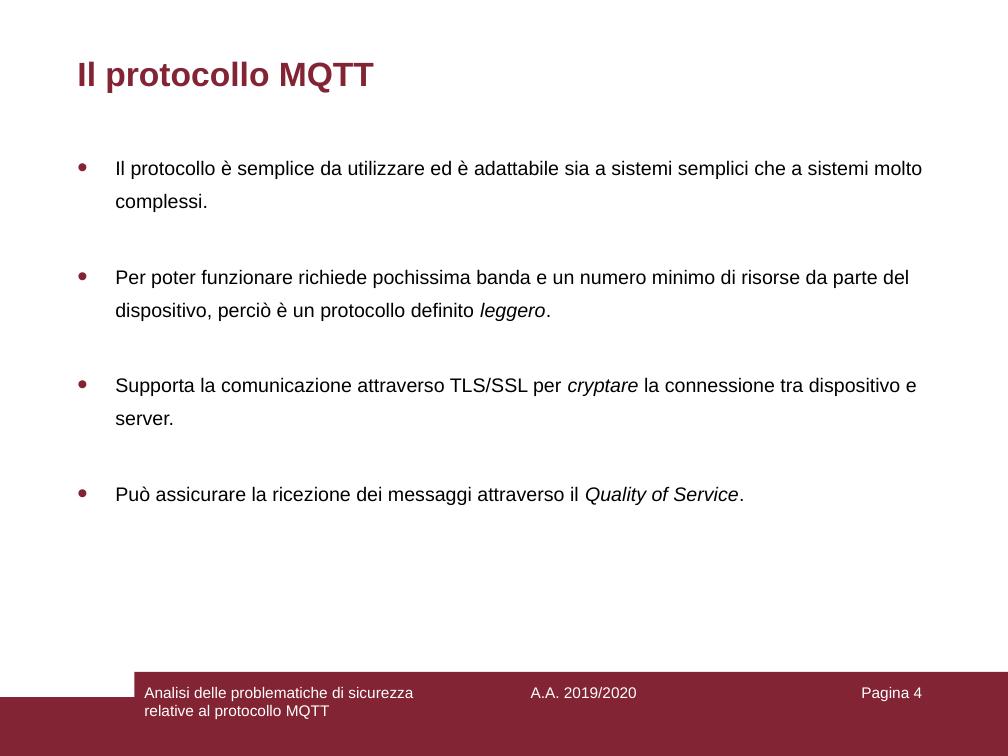
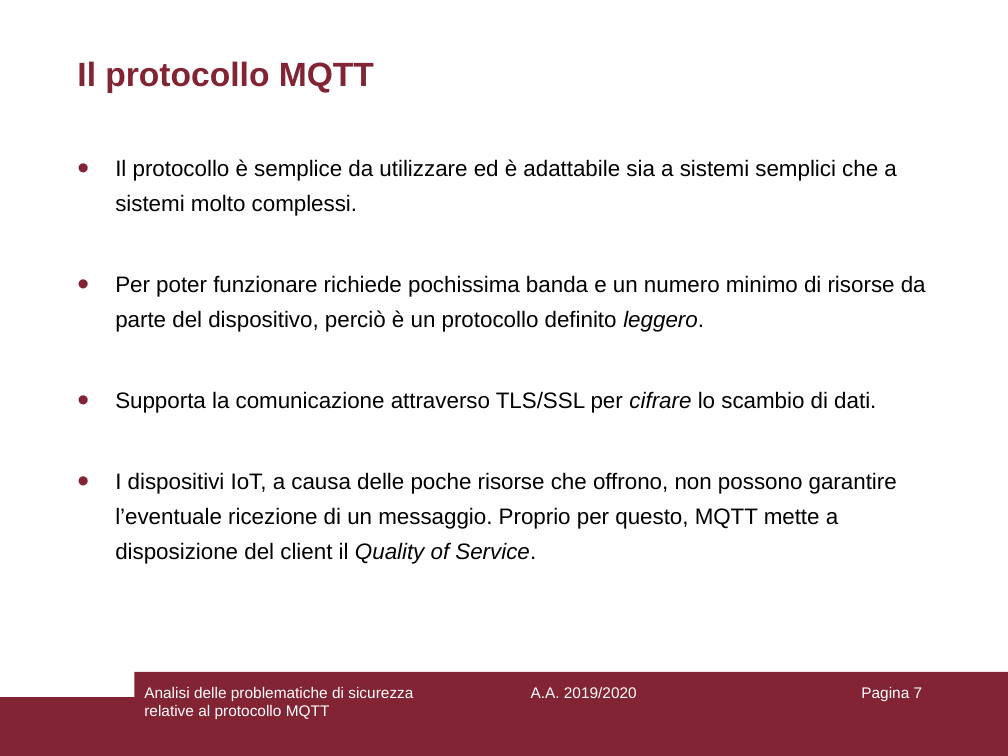
Before and after one commit to aedoardo/bachelor-degree-thesis, a slide deck: slide 7 of slides/Presentazione.ppt (slide 4 before the commit). Drawn at 1008x756 pixels with LibreOffice and Linux fonts; fonts in the diff are those of the drawing. Boxes give left, top, right and bottom in pixels: in the first picture for what was removed or moved away, otherwise in the second. Text is boxed around its words. In the diff, an @@ line names an element or a change of style, - is before the commit and + after.

```diff
--- a/slides/Presentazione.ppt
+++ b/slides/Presentazione.ppt
@@ text at bbox=[115, 159, 926, 332]: size 14 to 16 pt in "Il protocollo è semplice da utilizzare ed ...", "Per poter funzionare richiede pochissima banda e ..."; line spacing 1.4 to 1.3 @@
@@ text at bbox=[115, 391, 897, 564]: text changed; size 14 to 16 pt @@
-• Supporta la comunicazione attraverso TLS/SSL per cryptare la connessione tra dispositivo e server.
-• Può assicurare la ricezione dei messaggi attraverso il Quality of Service.
+• Supporta la comunicazione attraverso TLS/SSL per cifrare lo scambio di dati.
+• I dispositivi IoT, a causa delle poche risorse che offrono, non possono garantire l’eventuale ricezione di un messaggio. Proprio per questo, MQTT mette a disposizione del client il Quality of Service.
@@ page number at bbox=[861, 687, 923, 701]: text changed @@
-Pagina 4
+Pagina 7
```
Also in this commit, not shown: 12 other slides changed, 7 slides added.
